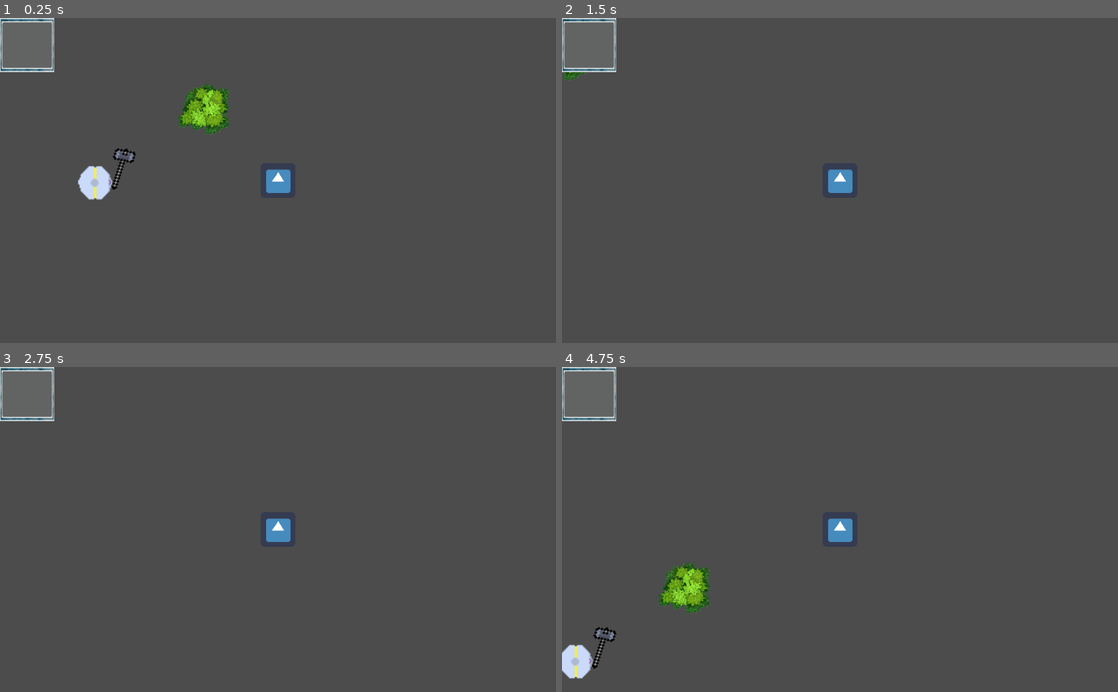
Above: before the commit, frames 1-4 (two rows, left to right).
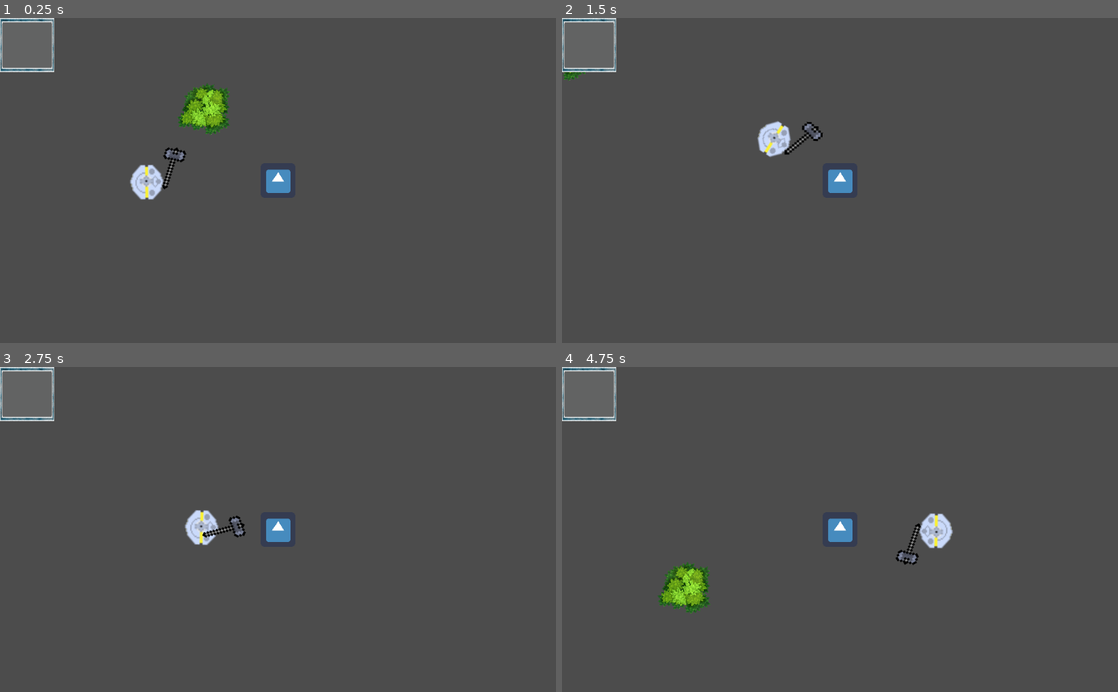
Above: after the commit, the same moments.

Repository: Brawmario/design-de-jogos-2019
Game: Godot game, scene res://Level/Level.tscn
The game is run twice, just before and just after one commit, with the same random seed, the same clock (stepped at 60 frames per second) and the same inputs. The engine's default icon, where the game draws it, is replaced by a stand-in: a white triangle on a blue panel in a dark square.
Inputs:
- Up to frame 1 (0.25 s): no input
- Up to frame 2 (1.5 s): hold Right (ui_right) 0.53-1.28 s; hold Down (ui_down) from 1.28 s (still down)
- Up to frame 3 (2.75 s): release Down (ui_down) at 2.03 s; hold Right (ui_right) from 2.03 s (still down)
- Up to frame 4 (4.75 s): release Right (ui_right) at 2.78 s; hold Up (ui_up) 2.78-3.53 s; hold Left (ui_left) from 3.53 s (still down)

The runs differ from the first frame. In frame 1, 1.4% of the frame differs, in the area x 14-34%, y 39-56%; in frame 2, 0.7%; in frame 3, 0.6%; in frame 4, 1.5%, in the area x 0-71%, y 44-96%.

Commit message:
Adicionado a arte do boss, da armadura e ta marreta. Juntamente com o comportamento de perseguir o jogador e atacar quando o jogador se encontrar dentro da area de ataque.

Diff:
--- a/Boss/Boss.gd
+++ b/Boss/Boss.gd
@@ -42,6 +42,7 @@
 	var player := body as Player
 	if not player:
 		return
+	follow_player = true
 	attack_player = true
 
 func _on_attackArea_body_exited(body):
--- a/Boss/Boss.tscn
+++ b/Boss/Boss.tscn
@@ -1,17 +1,54 @@
-[gd_scene load_steps=7 format=2]
+[gd_scene load_steps=12 format=2]
 
 [ext_resource path="res://Boss/Boss.gd" type="Script" id=1]
-[ext_resource path="res://Boss/art/bossFullAmor.png" type="Texture" id=2]
-[ext_resource path="res://Boss/Hammer.tscn" type="PackedScene" id=3]
+[ext_resource path="res://Boss/art/bossBody.png" type="Texture" id=2]
+[ext_resource path="res://Boss/art/bossLowerArmor.png" type="Texture" id=3]
+[ext_resource path="res://Boss/art/bossUpperArmor.png" type="Texture" id=4]
+[ext_resource path="res://Boss/Helmet.tscn" type="PackedScene" id=5]
+[ext_resource path="res://Boss/Hammer.tscn" type="PackedScene" id=6]
 
 [sub_resource type="RectangleShape2D" id=1]
 extents = Vector2( 33.449, 32.7144 )
 
-[sub_resource type="CircleShape2D" id=2]
-radius = 264.678
+[sub_resource type="ConvexPolygonShape2D" id=2]
+points = PoolVector2Array( 400, -300, 400, 300, -20, 0 )
 
 [sub_resource type="CircleShape2D" id=3]
 radius = 114.426
+
+[sub_resource type="Animation" id=4]
+resource_name = "upperArmorDestroy"
+length = 2.5
+step = 0.5
+tracks/0/type = "value"
+tracks/0/path = NodePath("bossUpperArmor:visible")
+tracks/0/interp = 1
+tracks/0/loop_wrap = true
+tracks/0/imported = false
+tracks/0/enabled = true
+tracks/0/keys = {
+"times": PoolRealArray( 0, 0.5, 1, 1.5, 2, 2.5 ),
+"transitions": PoolRealArray( 1, 1, 1, 1, 1, 1 ),
+"update": 1,
+"values": [ true, false, true, false, true, false ]
+}
+
+[sub_resource type="Animation" id=5]
+resource_name = "lowerArmorAnimation"
+length = 2.5
+step = 0.5
+tracks/0/type = "value"
+tracks/0/path = NodePath("bossLowerArmor:visible")
+tracks/0/interp = 1
+tracks/0/loop_wrap = true
+tracks/0/imported = false
+tracks/0/enabled = true
+tracks/0/keys = {
+"times": PoolRealArray( 0, 0.5, 1, 1.5, 2, 2.5 ),
+"transitions": PoolRealArray( 1, 1, 1, 1, 1, 1 ),
+"update": 1,
+"values": [ true, false, true, false, true, false ]
+}
 
 [node name="Boss" type="KinematicBody2D"]
 script = ExtResource( 1 )
@@ -19,14 +56,28 @@
 [node name="CollisionShape2D" type="CollisionShape2D" parent="."]
 shape = SubResource( 1 )
 
-[node name="Sprite" type="Sprite" parent="."]
+[node name="bossBody" type="Sprite" parent="."]
 position = Vector2( -0.375512, 1.75242 )
 scale = Vector2( 2.07179, 2.11091 )
 texture = ExtResource( 2 )
 
+[node name="bossLowerArmor" type="Sprite" parent="."]
+position = Vector2( -3.68929, 2.76697 )
+scale = Vector2( 1.9882, 2.24349 )
+texture = ExtResource( 3 )
+
+[node name="bossUpperArmor" type="Sprite" parent="."]
+position = Vector2( 1.71289, 1.71288 )
+scale = Vector2( 1.99644, 2.17761 )
+texture = ExtResource( 4 )
+
+[node name="Helmet" parent="." instance=ExtResource( 5 )]
+gravity_vec = Vector2( 10, 1 )
+
 [node name="followArea" type="Area2D" parent="."]
 
 [node name="CollisionShape2D" type="CollisionShape2D" parent="followArea"]
+position = Vector2( 24.7355, -0.716972 )
 shape = SubResource( 2 )
 
 [node name="attackArea" type="Area2D" parent="."]
@@ -34,8 +85,14 @@
 [node name="CollisionShape2D" type="CollisionShape2D" parent="attackArea"]
 shape = SubResource( 3 )
 
-[node name="Hammer" parent="." instance=ExtResource( 3 )]
+[node name="Hammer" parent="." instance=ExtResource( 6 )]
 position = Vector2( 45, -30 )
+
+[node name="upperArmorAnimation" type="AnimationPlayer" parent="."]
+anims/upperArmorDestroy = SubResource( 4 )
+
+[node name="lowerArmorAnimation" type="AnimationPlayer" parent="."]
+anims/lowerArmorAnimation = SubResource( 5 )
 [connection signal="body_entered" from="followArea" to="." method="_on_Area2D_body_entered"]
 [connection signal="body_exited" from="followArea" to="." method="_on_Area2D_body_exited"]
 [connection signal="body_entered" from="attackArea" to="." method="_on_attackArea_body_entered"]
--- a/Boss/Hammer.tscn
+++ b/Boss/Hammer.tscn
@@ -36,7 +36,6 @@
 [node name="Hammer" type="Area2D"]
 
 [node name="CollisionShape2D" type="CollisionShape2D" parent="."]
-scale = Vector2( 1, 1 )
 shape = SubResource( 1 )
 
 [node name="Sprite" type="Sprite" parent="."]
--- /dev/null
+++ b/Boss/Helmet.tscn
@@ -0,0 +1,53 @@
+[gd_scene load_steps=5 format=2]
+
+[ext_resource path="res://Boss/art/Helmet.png" type="Texture" id=1]
+
+[sub_resource type="CircleShape2D" id=1]
+radius = 23.2683
+
+[sub_resource type="Animation" id=3]
+resource_name = "helmetCollisionMovement"
+length = 2.5
+step = 0.5
+tracks/0/type = "value"
+tracks/0/path = NodePath(".:position")
+tracks/0/interp = 1
+tracks/0/loop_wrap = true
+tracks/0/imported = false
+tracks/0/enabled = true
+tracks/0/keys = {
+"times": PoolRealArray( 0, 0.5, 1.5, 2.5 ),
+"transitions": PoolRealArray( 1, 1, 1, 1 ),
+"update": 0,
+"values": [ Vector2( 0, 0 ), Vector2( 10, 0 ), Vector2( 10, 0 ), Vector2( 50, 0 ) ]
+}
+
+[sub_resource type="Animation" id=2]
+resource_name = "helmetMovement"
+length = 2.5
+step = 0.5
+tracks/0/type = "value"
+tracks/0/path = NodePath("Sprite:position")
+tracks/0/interp = 1
+tracks/0/loop_wrap = true
+tracks/0/imported = false
+tracks/0/enabled = true
+tracks/0/keys = {
+"times": PoolRealArray( 0, 0.5, 1.5, 2.5 ),
+"transitions": PoolRealArray( 1, 1, 1, 1 ),
+"update": 0,
+"values": [ Vector2( 0, 0 ), Vector2( 10, 0 ), Vector2( 10, 0 ), Vector2( 50, 0 ) ]
+}
+
+[node name="Helmet" type="Area2D"]
+
+[node name="CollisionShape2D" type="CollisionShape2D" parent="."]
+shape = SubResource( 1 )
+
+[node name="Sprite" type="Sprite" parent="."]
+scale = Vector2( 3.37947, 2.99032 )
+texture = ExtResource( 1 )
+
+[node name="helmetAnimation" type="AnimationPlayer" parent="."]
+anims/helmetCollisionMovement = SubResource( 3 )
+anims/helmetMovement = SubResource( 2 )
Binary file changed: Boss/art/Helmet.png
Binary file changed: Boss/art/bossLowerArmor.png
Binary file changed: Boss/art/bossUpperArmor.png
